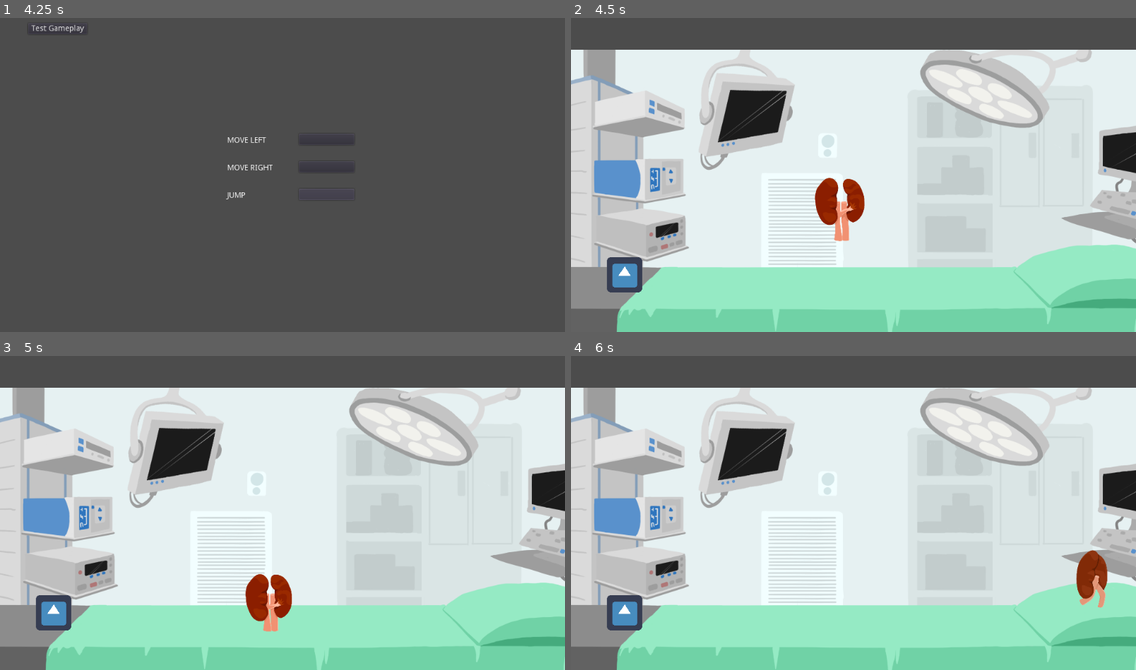
Above: before the commit, frames 1-4 (two rows, left to right).
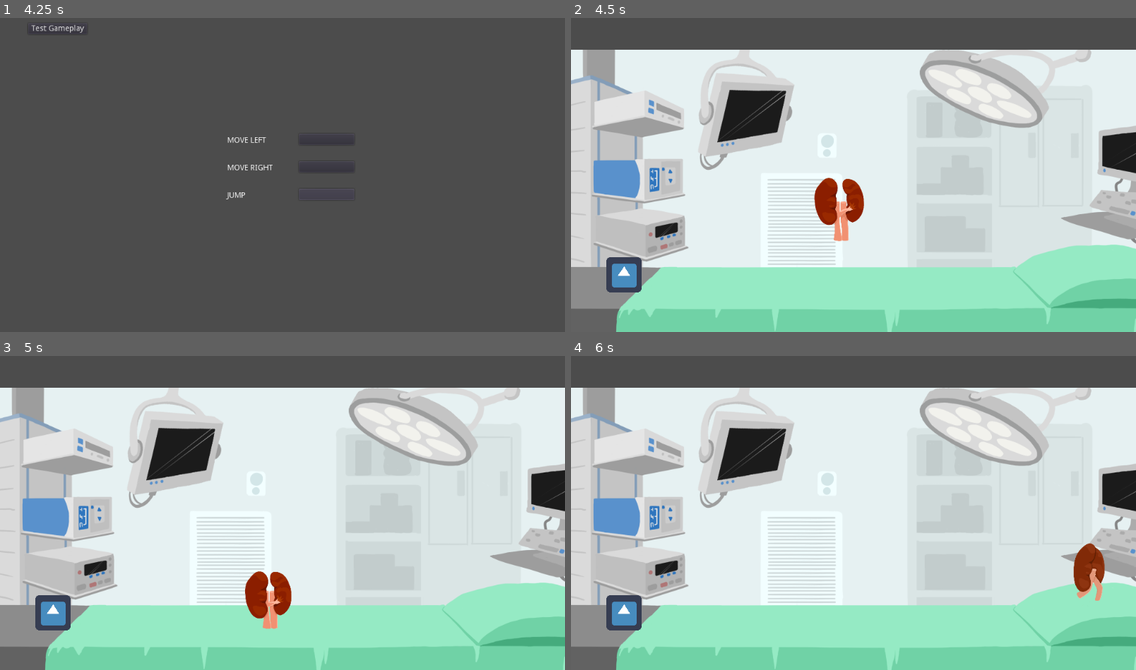
Above: after the commit, the same moments.

Repository: Grandmasterjtg/Organ-Game
Game: Godot game, scene res://Levels/MainMenu.tscn
The game is run twice, just before and just after one commit, with the same random seed, the same clock (stepped at 60 frames per second) and the same inputs. The engine's default icon, where the game draws it, is replaced by a stand-in: a white triangle on a blue panel in a dark square.
Inputs (mouse positions are in pixels of both pictures, inside the frame that each line leads up to):
- Up to frame 1 (4.25 s): click "Controls" at 0.5 s; click "A" at 1.25 s; click (327, 140) at 2.02 s; click "D" at 2.75 s; click "Space" at 3.5 s
- Up to frame 2 (4.5 s): click "Test Gameplay" at 4.25 s
- Up to frame 3 (5 s): no input
- Up to frame 4 (6 s): tap Enter at 5 s; hold K 5.03-5.78 s; hold D (move_right) from 5.03 s (still down); tap Space (jump) at 5.27 s; tap L at 5.3, 5.85 s

Frame 1 is identical in both runs. In frame 2, 0.9% of the frame differs, in the area x 2-100%, y 10-100%; in frame 3, 1.1%; in frame 4, 1.2%.

Commit message:
Added Game Manager

Diff:
--- a/OrganGame/Levels/TestLevel.tscn
+++ b/OrganGame/Levels/TestLevel.tscn
@@ -5,11 +5,10 @@
 [ext_resource path="res://Assets/Stage.png" type="Texture" id=3]
 
 [sub_resource type="RectangleShape2D" id=1]
-extents = Vector2( 512, 32 )
+extents = Vector2( 641.5, 32 )
 
-[sub_resource type="CapsuleShape2D" id=2]
-radius = 33.0
-height = 170.811
+[sub_resource type="CircleShape2D" id=2]
+radius = 190.801
 
 [node name="Test Level" type="Node"]
 
@@ -19,13 +18,13 @@
 texture = ExtResource( 3 )
 
 [node name="StaticBody2D" type="StaticBody2D" parent="."]
-position = Vector2( 719, 545 )
+position = Vector2( 721, 540 )
 __meta__ = {
 "_edit_group_": true
 }
 
 [node name="CollisionShape2D" type="CollisionShape2D" parent="StaticBody2D"]
-position = Vector2( -204, 22 )
+position = Vector2( -170.5, 22 )
 shape = SubResource( 1 )
 
 [node name="PlayerMovement" parent="." instance=ExtResource( 1 )]
@@ -35,12 +34,16 @@
 position = Vector2( 71, 470 )
 
 [node name="StaticBody2D2" type="StaticBody2D" parent="."]
-position = Vector2( 58, -105 )
+position = Vector2( 978, 682 )
 __meta__ = {
 "_edit_group_": true
 }
 
 [node name="CollisionShape2D" type="CollisionShape2D" parent="StaticBody2D2"]
-position = Vector2( 899, 642 )
+position = Vector2( 3.00012, -6.99988 )
 rotation = 1.39626
 shape = SubResource( 2 )
+
+[node name="Camera2D" type="Camera2D" parent="."]
+position = Vector2( 513, 300 )
+current = true
--- a/OrganGame/Scenes/EnemyReaction.tscn
+++ b/OrganGame/Scenes/EnemyReaction.tscn
@@ -1,14 +1,27 @@
 [gd_scene load_steps=4 format=2]
 
 [ext_resource path="res://icon.png" type="Texture" id=1]
-[ext_resource path="res://Scripts/EnemyReaction.gd" type="Script" id=2]
+
+[sub_resource type="GDScript" id=2]
+script/source = "extends KinematicBody2D
+
+
+var velocity = Vector2.ZERO
+
+func _physics_process(delta):
+	if Input.is_action_just_pressed:
+		react_to_damage()
+
+func react_to_damage():
+	pass
+"
 
 [sub_resource type="RectangleShape2D" id=1]
 extents = Vector2( 30, 28.5 )
 
 [node name="EnemyReaction" type="KinematicBody2D"]
 position = Vector2( 497, 296 )
-script = ExtResource( 2 )
+script = SubResource( 2 )
 __meta__ = {
 "_edit_group_": true
 }
--- a/OrganGame/Scenes/PlayerMovement.tscn
+++ b/OrganGame/Scenes/PlayerMovement.tscn
@@ -1,6 +1,6 @@
 [gd_scene load_steps=5 format=2]
 
-[ext_resource path="res://Scripts/PlayerMovement.gd" type="Script" id=1]
+[ext_resource path="res://Scripts/Player/PlayerMovement.gd" type="Script" id=1]
 [ext_resource path="res://Assets/Kidney_Spritesheets/SpriteFrames/Kidne_SpriteFrames.tres" type="SpriteFrames" id=2]
 
 [sub_resource type="RectangleShape2D" id=1]
--- a/OrganGame/Scenes/TestAnimationAgain.tscn
+++ /dev/null
@@ -1,20 +0,0 @@
-[gd_scene load_steps=4 format=2]
-
-[ext_resource path="res://Assets/Kidney_Spritesheets/SpriteFrames/Kidne_SpriteFrames.tres" type="SpriteFrames" id=1]
-[ext_resource path="res://Scripts/TestAnimation.gd" type="Script" id=2]
-
-[sub_resource type="RectangleShape2D" id=1]
-
-[node name="KinematicBody2D" type="KinematicBody2D"]
-position = Vector2( 570, 250 )
-script = ExtResource( 2 )
-__meta__ = {
-"_edit_group_": true
-}
-
-[node name="CollisionShape2D" type="CollisionShape2D" parent="."]
-shape = SubResource( 1 )
-
-[node name="AnimatedSprite" type="AnimatedSprite" parent="."]
-frames = ExtResource( 1 )
-animation = "JumpFull"
--- a/OrganGame/Scenes/TestGetEnemyDuringAttack.tscn
+++ b/OrganGame/Scenes/TestGetEnemyDuringAttack.tscn
@@ -1,6 +1,5 @@
-[gd_scene load_steps=4 format=2]
+[gd_scene load_steps=3 format=2]
 
-[ext_resource path="res://Scripts/GetEnemyDuringAttack.gd" type="Script" id=1]
 [ext_resource path="res://icon.png" type="Texture" id=2]
 
 [sub_resource type="RectangleShape2D" id=1]
@@ -8,7 +7,6 @@
 
 [node name="TestGetEnemyDuringAttack" type="Area2D"]
 position = Vector2( 565, 292 )
-script = ExtResource( 1 )
 __meta__ = {
 "_edit_group_": true
 }
@@ -20,5 +18,3 @@
 [node name="Sprite" type="Sprite" parent="."]
 position = Vector2( 26, 26 )
 texture = ExtResource( 2 )
-
-[connection signal="body_entered" from="." to="." method="_on_TestGetEnemyDuringAttack_body_entered"]
--- a/OrganGame/Scripts/EnemyReaction.gd
+++ /dev/null
@@ -1,11 +0,0 @@
-extends KinematicBody2D
-
-
-var velocity = Vector2.ZERO
-
-func _physics_process(delta):
-	if Input.is_action_just_pressed:
-		react_to_damage()
-
-func react_to_damage():
-	pass
--- /dev/null
+++ b/OrganGame/Scripts/GameManager.gd
@@ -0,0 +1,4 @@
+extends Node
+
+var player : String = "res://Scenes/PlayerMovement.tscn"
+var enemy : String
--- a/OrganGame/Scripts/GetEnemyDuringAttack.gd
+++ /dev/null
@@ -1,5 +0,0 @@
-extends Area2D
-
-
-func _on_TestGetEnemyDuringAttack_body_entered(body: PhysicsBody2D)->void:
-	pass
--- a/OrganGame/Scripts/PlayerMovement.gd
+++ b/OrganGame/Scripts/Player/PlayerMovement.gd
@@ -99,9 +99,11 @@
 		MovementState.Idle:
 			anim.play("Idle")
 		MovementState.Damaged:
+			print("success")
 			anim.play("Damage")
+			anim.set_frame(0)
 
-func _on_HurtBox_area_entered(area):
+func _on_HurtBox_area_entered(_area):
 	set_state(MovementState.Damaged)
 	react_damage = true
 	timer.start()
--- a/OrganGame/Scripts/TestAnimation.gd
+++ /dev/null
@@ -1,18 +0,0 @@
-extends KinematicBody2D
-
-onready var anim = get_node("AnimatedSprite")
-
-func _process(delta):
-	if Input.is_key_pressed(KEY_K):
-		test_match(1)
-	if Input.is_key_pressed(KEY_L):
-		test_match(2)
-
-func test_match(x):
-	match x:
-		1:
-			anim.play("Idle")
-			print("1")
-		2:
-			anim.play("Walk")
-			print("2")
--- a/OrganGame/project.godot
+++ b/OrganGame/project.godot
@@ -13,6 +13,10 @@
 config/name="OrganGame"
 run/main_scene="res://Levels/MainMenu.tscn"
 config/icon="res://icon.png"
+
+[autoload]
+
+GameManager="*res://Scripts/GameManager.gd"
 
 [input]
 
